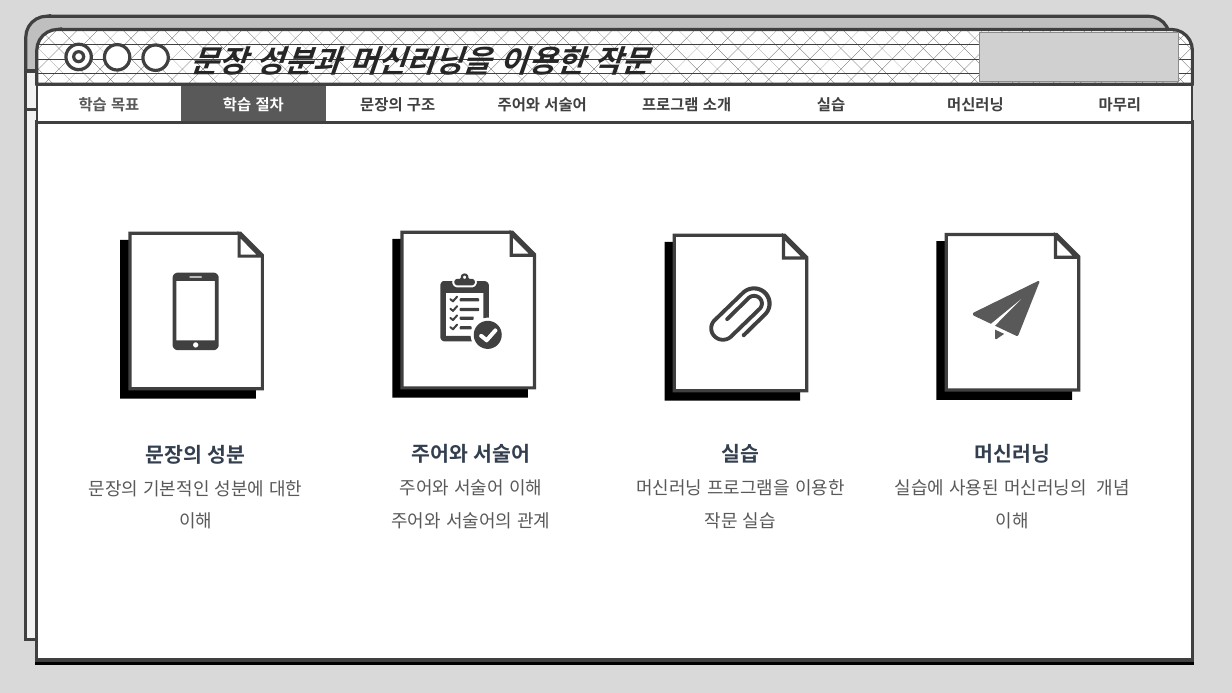
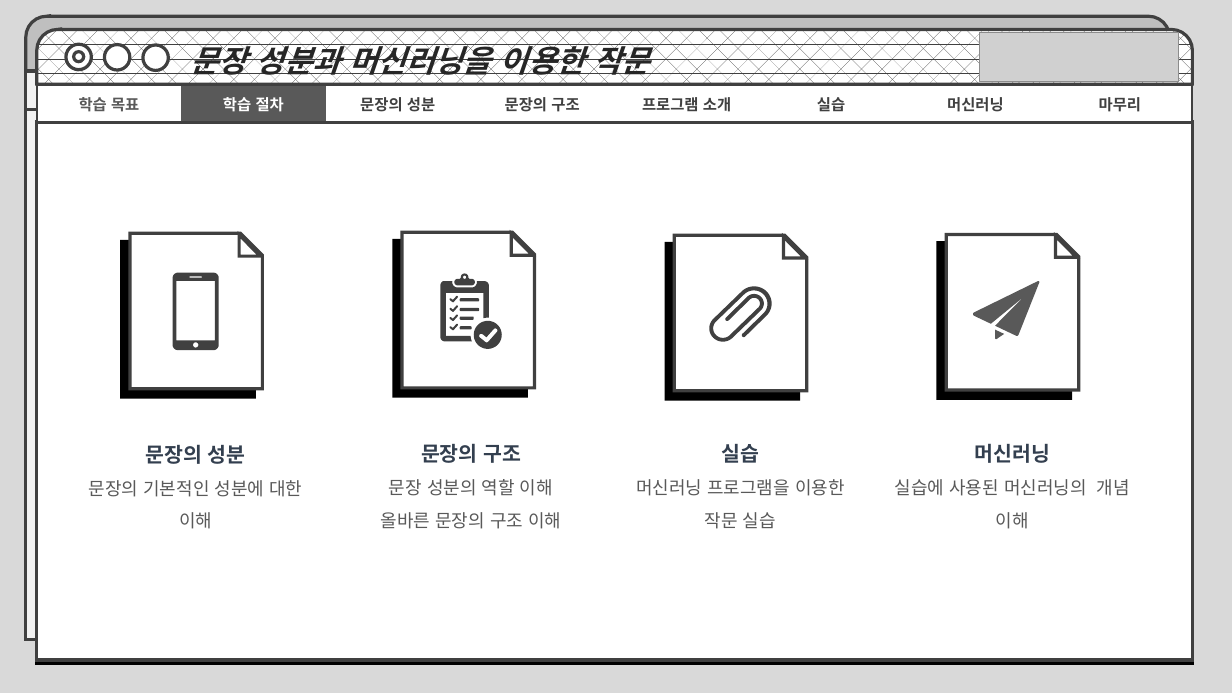
Before and after one commit to MachineLearningPython/E.Korean-Subject-and-Predicate, a slide deck: slide 3 of 문장의 성분과 머신러닝을 통한 작문.pptx. Drawn at 1232x693 pixels with LibreOffice and Linux fonts; fonts in the diff are those of the drawing; grey boxes stand for pictures. Boxes give left, top, right and bottom in pixels: in the first picture for what was removed or moved away, otherwise in the second. Text is boxed around its words. In the diff, an @@ line names an element or a change of style, - is before the commit and + after.

```diff
--- a/문장의 성분과 머신러닝을 통한 작문.pptx
+++ b/문장의 성분과 머신러닝을 통한 작문.pptx
@@ table at (37, 85, 1190, 123) @@
-row 1, column 3: 문장의 구조
+row 1, column 3: 문장의 성분
-row 1, column 4: 주어와 서술어
+row 1, column 4: 문장의 구조
@@ text at (381, 443, 561, 529): text changed @@
-주어와 서술어
-주어와 서술어 이해
-주어와 서술어의 관계
+문장의 구조
+문장 성분의 역할 이해
+올바른 문장의 구조 이해
```
Also in this commit, not shown: 17 other slides changed, 4 slides added, 1 other file.
